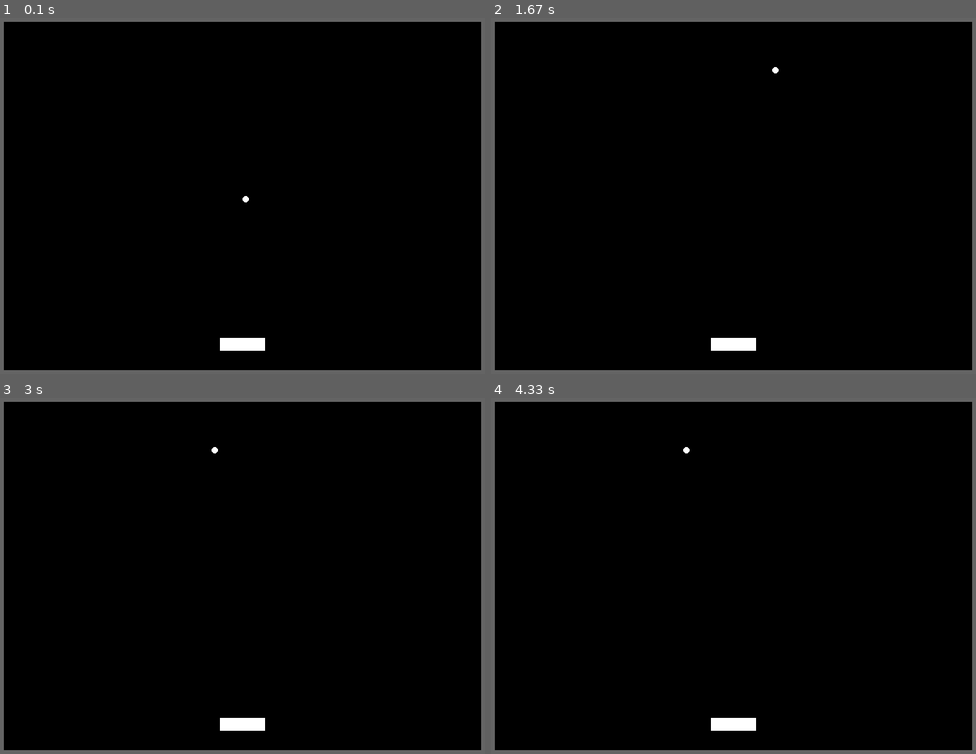
Above: before the commit, frames 1-4 (two rows, left to right).
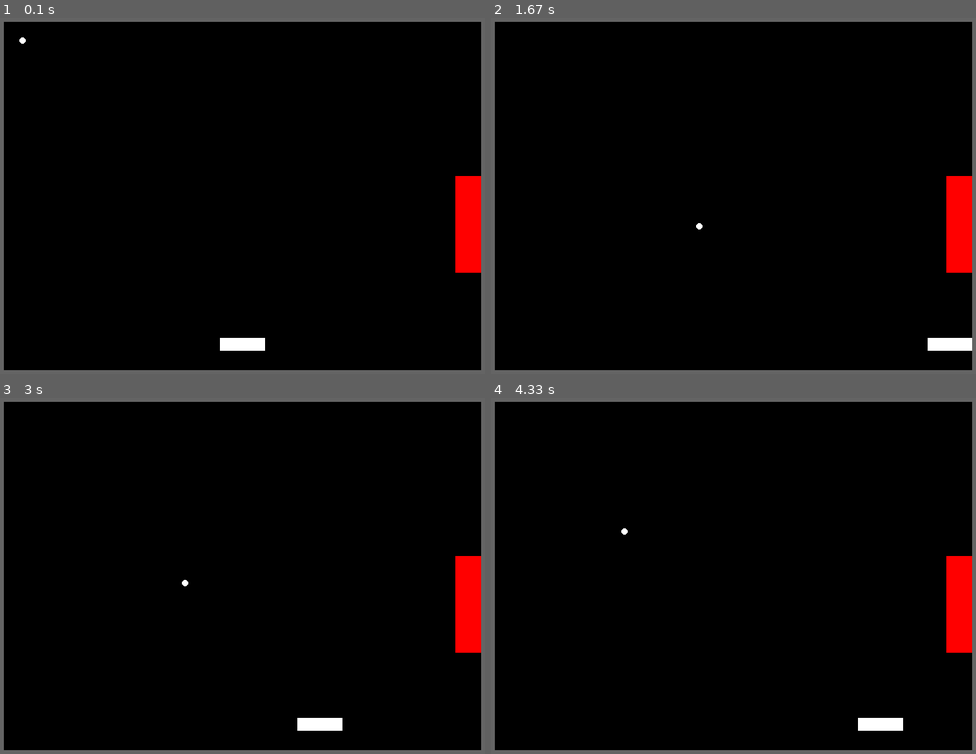
Above: after the commit, the same moments.

Repository: Gibson223/mod-5
Game: pygame game, started from py/main.py
Two runs of this game, one before a commit and one after it. Both use one fixed random seed, a clock stepped at 60 frames per second and the inputs below.
Inputs:
- Up to frame 1 (0.1 s): no input
- Up to frame 2 (1.67 s): tap Home at 0.33 s; hold Right 0.67-1.13 s; hold Right 1.17-1.63 s
- Up to frame 3 (3 s): hold Left 1.67-2.2 s; tap Home at 1.82 s; hold Left 2.23-2.63 s; hold Right from 2.67 s (still down)
- Up to frame 4 (4.33 s): release Right at 3.3 s; hold Left 3.33-3.8 s; tap Home at 3.48 s; hold Right 3.83-4.3 s

The runs differ from the first frame. In frame 1, 1.5% of the frame differs, in the area x 3-100%, y 5-72%; in frame 2, 2.2%; in frame 3, 2.2%, in the area x 37-100%, y 13-94%; in frame 4, 2.2%.

Commit message:
added basic enemy generation and hp updates, and the player can now move paddle

Diff:
--- a/py/constants.py
+++ b/py/constants.py
@@ -31,9 +31,11 @@
 PADDLEHEIGHT = 20
 PADDLE_Y_POS = 520
 
+
 # Block size
-BLOCKWIDTH  = 50
-BLOCKHEIGHT = 20
+BLOCKWIDTH  = 150
+BLOCKHEIGHT = 150
+BLOCK_INITIAL_HP = 4
 
 # Color definitions
 colors = {
--- a/py/main.py
+++ b/py/main.py
@@ -119,9 +119,12 @@
 
         # Create paddle object
         self.paddle = objects.Paddle(constants.colors["WHITE"], constants.PADDLE_Y_POS, constants.PADDLEWIDTH, constants.PADDLEHEIGHT)
+        self.block = objects.Block(constants.colors["RED"],constants.BLOCKWIDTH, constants.BLOCKHEIGHT)
         self.AllSpritesList.add(self.paddle)
         self.CollisionSpritesList.add(self.paddle)
 
+        self.AllSpritesList.add(self.block)
+        self.CollisionSpritesList.add(self.block)
         # Play some music!
         # use one of these
         #AudioObj.playMusic('highScore')
@@ -142,20 +145,17 @@
         if keyBindings.checkPress('exit', keysPressed):
             pygame.quit()
 
-        if keyBindings.checkPress('up', keysPressed):
-            self.playerBall.yspeed -= 0.1
-        if keyBindings.checkPress('down', keysPressed):
-            self.playerBall.yspeed += 0.1
         if keyBindings.checkPress('left', keysPressed):
-            self.playerBall.xspeed -= 0.1
+            self.paddle.rect.x -= 6
         if keyBindings.checkPress('right', keysPressed):
-            self.playerBall.xspeed += 0.1
+            self.paddle.rect.x += 6
 
         #(re)set ball location when pressing K_HOME (cheat)
         if keyBindings.checkPress('restart', keysPressed):
-            self.playerBall.rect.x = 100
-            self.playerBall.rect.y = 100
-
+            self.playerBall.rect.x = 30
+            self.playerBall.rect.y = 30
+            self.playerBall.xspeed = 2
+            self.playerBall.yspeed = 2
     def updateGame(self):
         """
         Updates sprites and stuff. Called once every frame while playing game.
@@ -199,6 +199,12 @@
 
             isVertical = CollisionHandling.findBounceIsVertical(ballObj, c)
             ballObj.bounce(isVertical)
+            if isinstance(c, objects.Block):
+                c_newhp = c.reduceHP(ballXspeed,ballYspeed)
+                if c_newhp <= 0:
+                    Game.AllSpritesList.remove(c)
+                    Game.CollisionSpritesList.remove(c)
+                    #TODO get this working
 
 
     def findBounceIsVertical(ballObj, collisionObj):
--- a/py/objects.py
+++ b/py/objects.py
@@ -1,26 +1,53 @@
 import pygame, sys
 from pygame.locals import *
 import constants
+import random
 
-class Block(pygame.sprite.Sprite): #unused as of now
+class Block(pygame.sprite.Sprite):
     """
-    Block is a Sprite
     """
-    def __init__(self):
-        self.blockWidth = 50
-        self.blockHeight = 20
-        pygame.sprite.Sprite.__init__(self)
-        self.image = pygame.Surface((self.blockWidth, self.blockHeight))
-        self.rect = self.image.get_rect() # lmao get rekt
-        self.name = BLOCK
+    def __init__(self, color, width, height):
+
+        super().__init__()
+
+        # Paddle located in middle of screen
+        #self.blockWidth = constants.BLOCKWIDTH
+        #self.blockHeight = constants.BLOCKHEIGHT
+
+        self.initialhp = constants.BLOCK_INITIAL_HP
+        self.hp = self.initialhp
+
+        self.initialColor = color
+        self.currentColor = self.initialColor
+        self.image = pygame.Surface([width, height])
+        self.image.fill(self.currentColor)
+        self.rect = self.image.get_rect()
+
+        self.rect.x = random.randint(200,800)
+        self.rect.y = random.randint(100,300)
+
+    def reduceHP(self,xspeed,yspeed):
+        if yspeed > xspeed:
+            self.hp = self.hp - yspeed
+        else:
+            self.hp = self.hp - xspeed
+
+
+        if self.hp > 0:
+            self.image.fill((128,0,0))
+
+        return self.hp
+        #self.currentColor = tuple(map(lambda x:   x*(self.hp//self.initialhp), self.initialColor))
+
+        #TODO if hp is 0, remove the object instead of letting the game crash
 
 class Ball(pygame.sprite.Sprite):
     """
     This class represents a Ball.
     It derives from the "Sprite" class in Pygame.
     """
-    xspeed = 0
-    yspeed = 0
+   # xspeed = 0
+   # yspeed = 0
 
     maxSpeed = 50
 
@@ -41,12 +68,12 @@
         self.rect = self.image.get_rect()
 
         #set initial speed
-        self.xspeed=0
-        self.yspeed=0
+        self.xspeed=2
+        self.yspeed=2
 
         #set position on screen
-        self.rect.x = constants.WINDOW_WIDTH  // 2
-        self.rect.y = constants.WINDOW_HEIGHT // 2
+        self.rect.x = 30
+        self.rect.y = 30
 
     def bounce(self, bounceIsVertical):
         """
